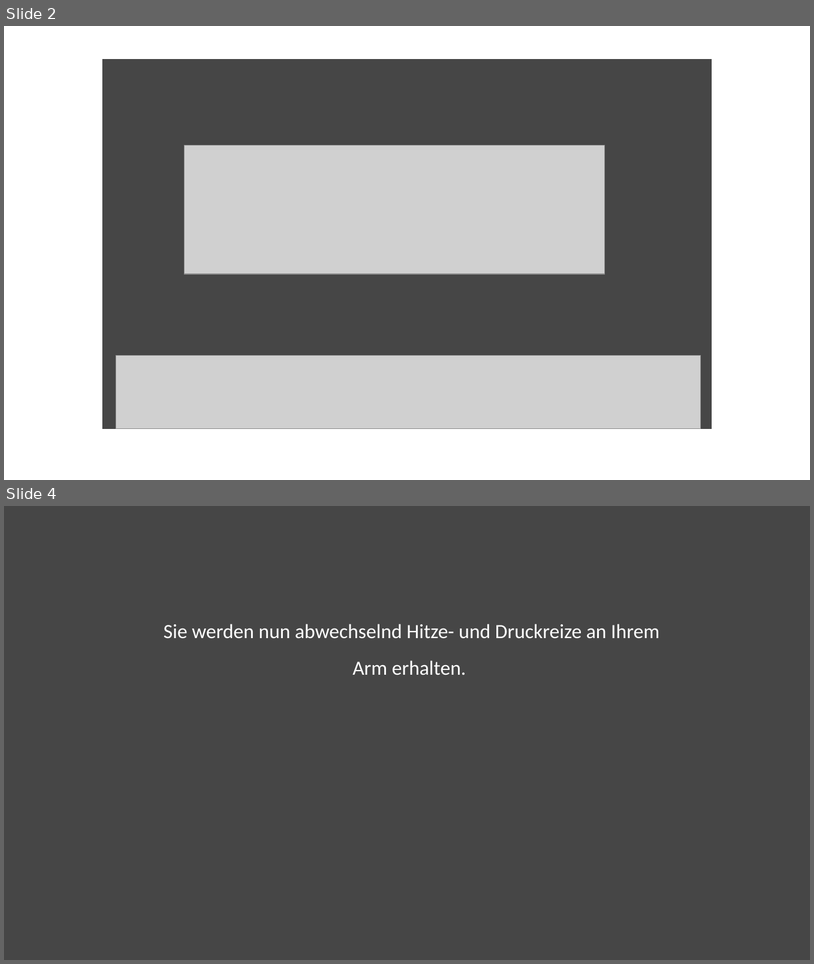
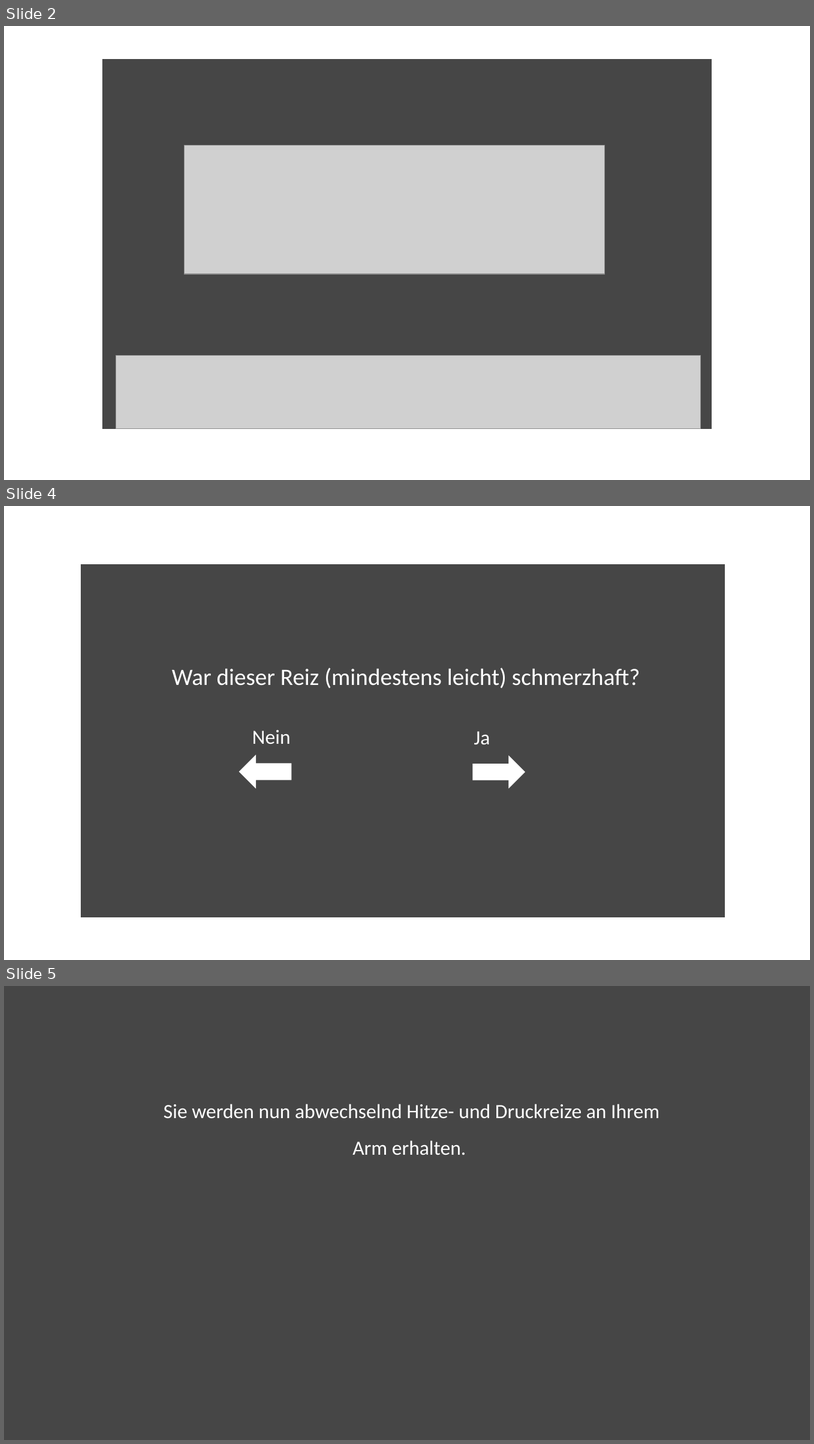
Before and after one commit to Nian-Jingqing/PEEP_fMRI, a slide deck: utils/img/VAS_Paradigm_Visuals.pptx. Shown one above the other, each under a label of ours: slides 2 and 4 before the commit, slides 2, 4 and 5 after it; the slides between them are not shown. The pictures are 814x964 and 814x1444 pixels, drawn with LibreOffice and Linux fonts; fonts in the diff are those of the drawing; grey boxes stand for pictures. Boxes give left, top, right and bottom in pixels: in the first picture for what was removed or moved away, otherwise in the second. Text is boxed around its words. In the diff, an @@ line names an element or a change of style, - is before the commit and + after.

```diff
--- a/utils/img/VAS_Paradigm_Visuals.pptx
+++ b/utils/img/VAS_Paradigm_Visuals.pptx
@@ slide 4 added at (x1=4, y1=506, x2=810, y2=960), background #FFFFFF @@
@@ rectangle added at (x1=81, y1=565, x2=726, y2=918), fill #464646, outline #464646 1 pt @@
@@ text added at (x1=172, y1=667, x2=641, y2=688), 28 pt, text #FFFFFF @@
+War dieser Reiz (mindestens leicht) schmerzhaft?
@@ text added at (x1=252, y1=730, x2=291, y2=744), 24 pt, text #FFFFFF @@
+Nein
@@ text added at (x1=474, y1=731, x2=491, y2=744), 24 pt, text #FFFFFF @@
+Ja
@@ left arrow added at (x1=240, y1=755, x2=291, y2=787), fill #FFFFFF, outline #FFFFFF 1 pt @@
@@ right arrow added at (x1=473, y1=756, x2=525, y2=788), fill #FFFFFF, outline #FFFFFF 1 pt @@
@@ what was slide 4 is now slide 5 @@
```
Also in this commit, not shown: 1 other slide added, 1 slide removed, 19 other files.
